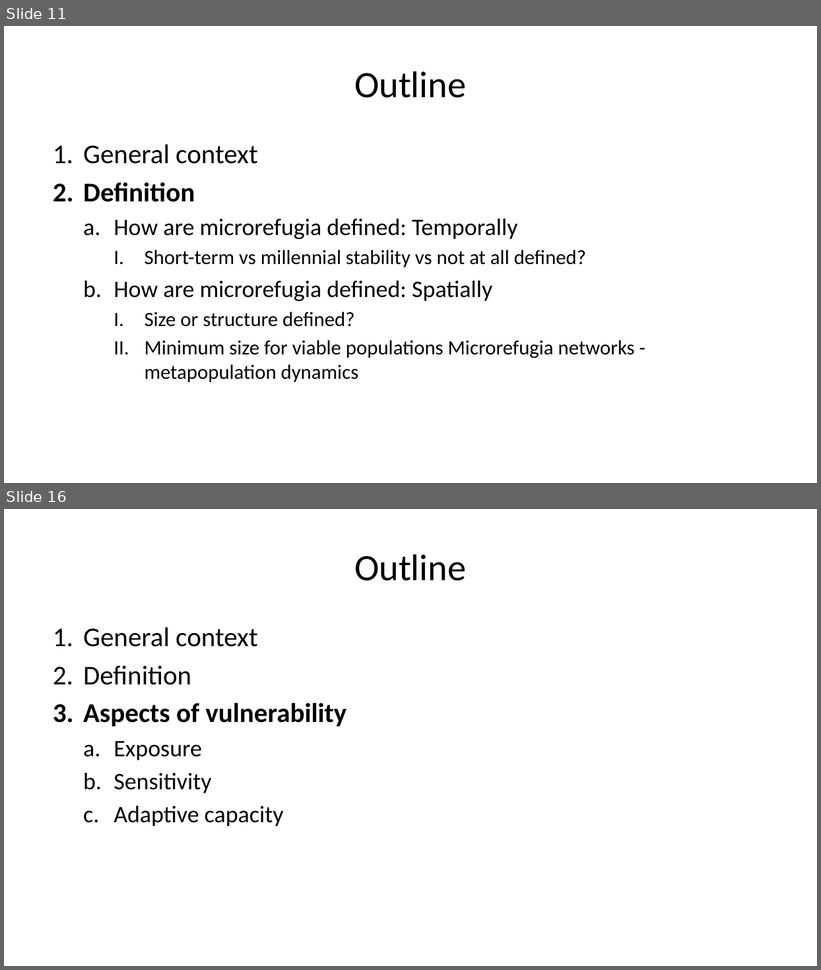
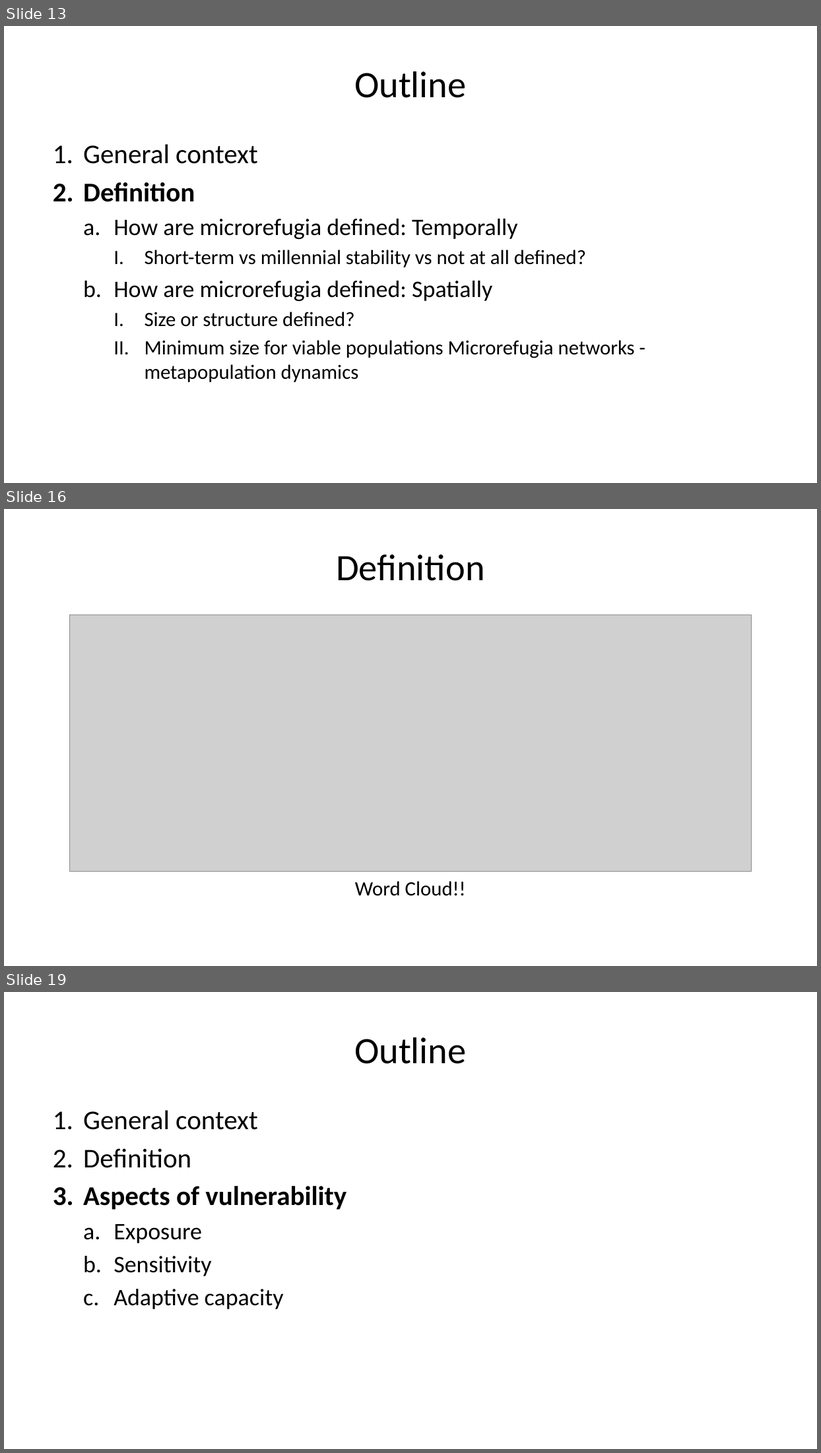
Before and after one commit to admahood/microrefugia_review, a slide deck: microrefugia_review.pptx. Shown one above the other, each under a label of ours: slides 11 and 16 before the commit, slides 13, 16 and 19 after it; the slides between them are not shown. The pictures are 821x970 and 821x1453 pixels, drawn with LibreOffice and Linux fonts; fonts in the diff are those of the drawing; grey boxes stand for pictures. Boxes give left, top, right and bottom in pixels: in the first picture for what was removed or moved away, otherwise in the second. Text is boxed around its words. In the diff, an @@ line names an element or a change of style, - is before the commit and + after.

```diff
--- a/microrefugia_review.pptx
+++ b/microrefugia_review.pptx
@@ slide 16 added at bbox=[4, 509, 817, 966], background #FFFFFF @@
@@ title added at bbox=[336, 555, 485, 581], 33 pt, text #000000 @@
+Definition
@@ picture added at bbox=[70, 615, 752, 871] @@
@@ text added at bbox=[355, 881, 466, 896], 18 pt, text #000000 @@
+Word Cloud!!
@@ what was slide 11 is now slide 13 @@
@@ what was slide 16 is now slide 19 @@
```
Also in this commit, not shown: 2 slides changed, 6 other slides added, 1 slide removed, 12 other files.
